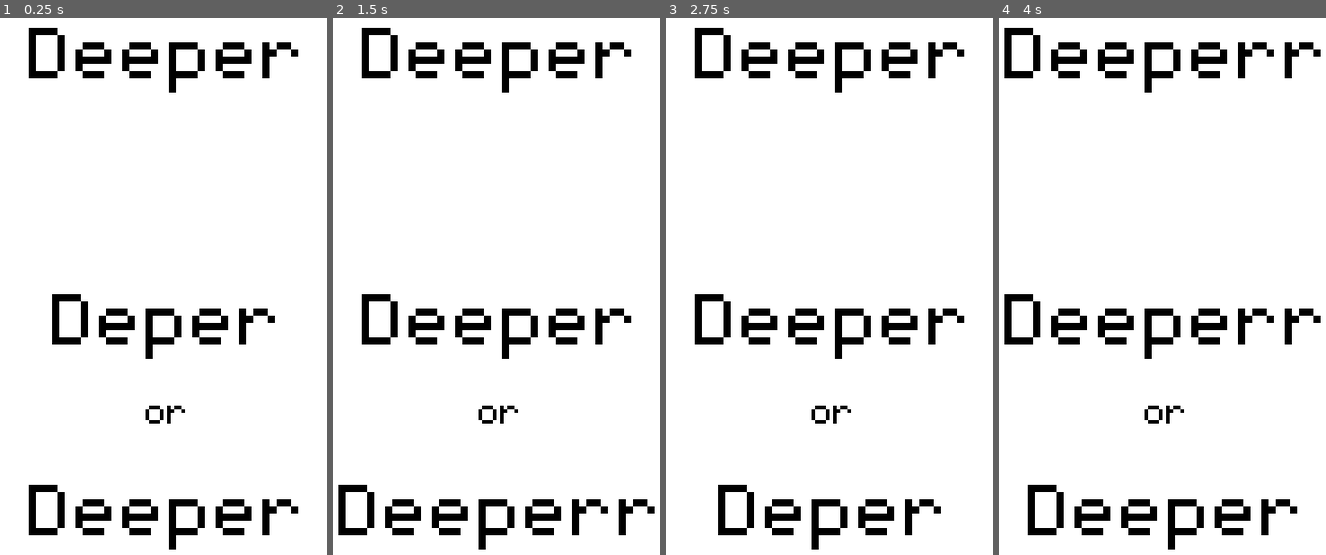
Above: before the commit, frames 1-4 (left to right).
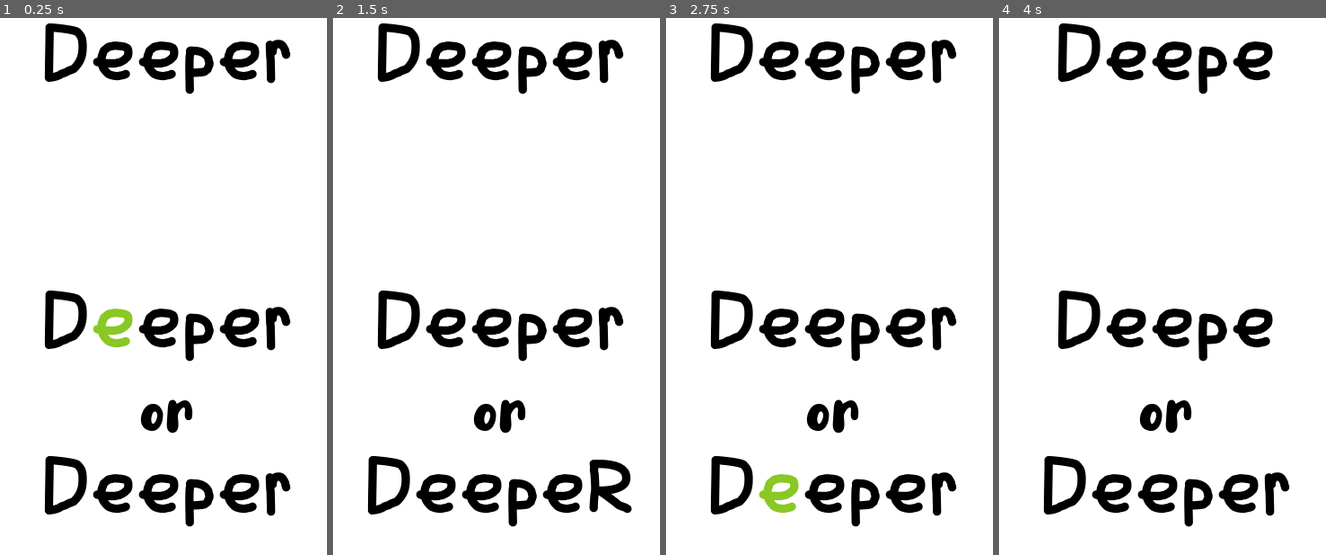
Above: after the commit, the same moments.

Repository: lucassardois/ld48
Game: Godot game, scene res://game.tscn
Same seed, same stepped clock (60 frames per second), same inputs: the game is played once before the commit and once after it.
Inputs (mouse positions are in pixels of both pictures, inside the frame that each line leads up to):
- Up to frame 1 (0.25 s): no input
- Up to frame 2 (1.5 s): tap Enter at 0.5 s; move the mouse to (578, 324) at 0.52 s; click (578, 324) at 0.67 s; tap R (debug_restart) at 1.25 s; move the mouse to (427, 399) at 1.27 s; click (427, 399) at 1.42 s
- Up to frame 3 (2.75 s): tap R (debug_restart) at 2 s; move the mouse to (868, 200) at 2.02 s; click (868, 200) at 2.17 s
- Up to frame 4 (4 s): tap R (debug_restart) at 2.75, 3.5 s; move the mouse to (1149, 506) at 2.77 s; click (1149, 506) at 2.92 s; move the mouse to (1273, 469) at 3.52 s; click (1273, 469) at 3.67 s

The runs differ from the first frame. In frame 1, 12% of the frame differs, in the area x 8-92%, y 1-99%; in frame 2, 13%; in frame 3, 12%; in frame 4, 13%, in the area x 1-99%, y 1-99%.

Commit message:
Main features working

Diff:
--- a/deeper.tscn
+++ b/deeper.tscn
@@ -1,96 +1,101 @@
 [gd_scene load_steps=9 format=2]
 
-[ext_resource path="res://assets/monogram.ttf" type="DynamicFontData" id=1]
+[ext_resource path="res://assets/friendlyscribbles.ttf" type="DynamicFontData" id=1]
 [ext_resource path="res://deeper.gd" type="Script" id=2]
 
 [sub_resource type="DynamicFont" id=1]
-size = 128
+size = 80
 use_mipmaps = true
 use_filter = true
 font_data = ExtResource( 1 )
 
 [sub_resource type="DynamicFont" id=2]
-size = 128
+size = 80
 use_mipmaps = true
 use_filter = true
 font_data = ExtResource( 1 )
 
 [sub_resource type="DynamicFont" id=3]
-size = 128
+size = 80
 use_mipmaps = true
 use_filter = true
 font_data = ExtResource( 1 )
 
 [sub_resource type="DynamicFont" id=4]
-size = 128
+size = 80
 use_mipmaps = true
 use_filter = true
 font_data = ExtResource( 1 )
 
 [sub_resource type="DynamicFont" id=5]
-size = 128
+size = 80
 use_mipmaps = true
 use_filter = true
 font_data = ExtResource( 1 )
 
 [sub_resource type="DynamicFont" id=6]
-size = 128
+size = 80
 use_mipmaps = true
 use_filter = true
 font_data = ExtResource( 1 )
 
 [node name="Deeper" type="HBoxContainer"]
-margin_left = 46.0
-margin_right = 354.0
-margin_bottom = 102.0
+anchor_right = 1.0
+margin_bottom = 97.0
 script = ExtResource( 2 )
 __meta__ = {
 "_edit_use_anchors_": false
 }
 
 [node name="D" type="Label" parent="."]
-margin_right = 48.0
-margin_bottom = 102.0
+margin_top = 8.0
+margin_right = 51.0
+margin_bottom = 88.0
 custom_fonts/font = SubResource( 1 )
 custom_colors/font_color = Color( 0, 0, 0, 1 )
 text = "D"
 
 [node name="e1" type="Label" parent="."]
-margin_left = 52.0
-margin_right = 100.0
-margin_bottom = 102.0
+margin_left = 55.0
+margin_top = 8.0
+margin_right = 102.0
+margin_bottom = 88.0
 custom_fonts/font = SubResource( 2 )
 custom_colors/font_color = Color( 0, 0, 0, 1 )
 text = "e"
 
 [node name="e2" type="Label" parent="."]
-margin_left = 104.0
-margin_right = 152.0
-margin_bottom = 102.0
+margin_left = 106.0
+margin_top = 8.0
+margin_right = 153.0
+margin_bottom = 88.0
 custom_fonts/font = SubResource( 3 )
 custom_colors/font_color = Color( 0, 0, 0, 1 )
 text = "e"
 
 [node name="p" type="Label" parent="."]
-margin_left = 156.0
-margin_right = 204.0
-margin_bottom = 102.0
+margin_left = 157.0
+margin_top = 8.0
+margin_right = 192.0
+margin_bottom = 88.0
 custom_fonts/font = SubResource( 4 )
 custom_colors/font_color = Color( 0, 0, 0, 1 )
 text = "p"
 
 [node name="e3" type="Label" parent="."]
-margin_left = 208.0
-margin_right = 256.0
-margin_bottom = 102.0
+margin_left = 196.0
+margin_top = 8.0
+margin_right = 243.0
+margin_bottom = 88.0
 custom_fonts/font = SubResource( 5 )
 custom_colors/font_color = Color( 0, 0, 0, 1 )
 text = "e"
 
 [node name="r" type="Label" parent="."]
-margin_left = 260.0
-margin_right = 308.0
-margin_bottom = 102.0
+margin_left = 247.0
+margin_top = 8.0
+margin_right = 276.0
+margin_bottom = 88.0
 custom_fonts/font = SubResource( 6 )
 custom_colors/font_color = Color( 0, 0, 0, 1 )
 text = "r"
--- a/game.gd
+++ b/game.gd
@@ -1,6 +1,6 @@
 extends MarginContainer
 
-onready var deeper_header = $VBoxContainer/CenterContainer/Deeper
+onready var deeper_header = $VBoxContainer/MarginContainer/CenterContainer/Deeper
 onready var deeper1 = $VBoxContainer/MarginContainer1/CenterContainer/Deeper
 onready var deeper2 = $VBoxContainer/MarginContainer2/CenterContainer/Deeper
 
@@ -11,10 +11,10 @@
 var incorrect_deeper = null
 
 var diffs = [
-#	"color",
 	"letter",
-#	"size",
-#	"font",
+	"case",
+	"color",
+	"font",
 ]
 
 func _ready():
@@ -31,7 +31,7 @@
 		p0.remove_child(deeper_header)
 		p0.add_child(new_header)
 		new_header.set_owner(p0)
-		deeper_header = $VBoxContainer/CenterContainer/Deeper
+		deeper_header = $VBoxContainer/MarginContainer/CenterContainer/Deeper
 
 	# Replace all props with the default header
 	var header_scene = PackedScene.new()
@@ -63,7 +63,7 @@
 	var change_header = randi() % 2
 	if change_header:
 		diff(deeper_header)
-		deeper_header = $VBoxContainer/CenterContainer/Deeper
+		deeper_header = $VBoxContainer/MarginContainer/CenterContainer/Deeper
 
 		var scene = PackedScene.new()
 		scene.pack(deeper_header)
@@ -98,12 +98,38 @@
 	return diffs[randi() % diffs.size()]
 
 
+func random_letter():
+	var letters = ["D", "d", "E", "e", "E", "e", "P", "p", "R", "r"]
+	return letters[randi() % letters.size()]
+
+
+func random_color():
+	var colors = [
+		Color("#FF595E"),
+		Color("#FFCA3A"),
+		Color("#8AC926"),
+		Color("#1982C4"),
+		Color("#6A4C93"),
+		Color.black
+	]
+	return colors[randi() % colors.size()]
+
+
+func random_font_path():
+	var font_paths = [
+		"res://assets/Wobbly font.ttf",
+		"res://assets/friendlyscribbles.ttf",
+		"res://assets/BadComic-Regular.ttf",
+	]
+	return font_paths[randi() % font_paths.size()]
+
+
 func diff(deeper):
 	var diff = random_diff()
 	match diff:
 		"letter":
 			var eff = []
-			if deeper.text_length() < 9:
+			if deeper.text_length() < 8:
 				eff.push_back("add")
 			if deeper.text_length() > 5:
 				eff.push_back("remove")
@@ -113,6 +139,7 @@
 				"add":
 					var letter = deeper.random_letter()
 					var new_letter = letter.duplicate()
+					new_letter.text = random_letter()
 					deeper.add_child(new_letter)
 					var pos = letter.get_position_in_parent()
 					deeper.move_child(new_letter, pos + 1)
@@ -121,6 +148,35 @@
 					var letter = deeper.random_letter()
 					deeper.remove_child(letter)
 					letter.queue_free()
+		"case":
+			var letter = deeper.random_letter()
+			var case = letter.text
+			if case == case.to_upper():
+				letter.text = case.to_lower()
+			else:
+				letter.text = case.to_upper()
+		"color":
+			var letter = deeper.random_letter()
+			var current_color = letter.get("custom_colors/font_color")
+			var color = random_color()
+			while current_color == color:
+				color = random_color()
+			letter.add_color_override("font_color", color)
+		"font":
+			var letter = deeper.random_letter()
+			var current_color = letter.get("custom_colors/font_color")
+			var current_font = letter.get("custom_fonts/font")
+			var current_font_path = current_font.font_data
+
+			var font_path = load(random_font_path())
+			while font_path == current_font_path:
+				font_path = load(random_font_path())
+
+			var dynfont = DynamicFont.new()
+			dynfont.font_data = font_path
+			dynfont.size = 80
+			letter.add_font_override("font", dynfont)
+			letter.add_color_override("font_color", current_color)
 		_:
 			print("not implemented")
 
--- a/game.tscn
+++ b/game.tscn
@@ -2,15 +2,13 @@
 
 [ext_resource path="res://game.gd" type="Script" id=1]
 [ext_resource path="res://deeper.tscn" type="PackedScene" id=2]
-
-[sub_resource type="DynamicFontData" id=1]
-font_path = "res://assets/monogram.ttf"
+[ext_resource path="res://assets/No Virus.ttf" type="DynamicFontData" id=3]
 
 [sub_resource type="DynamicFont" id=2]
 size = 64
 use_mipmaps = true
 use_filter = true
-font_data = SubResource( 1 )
+font_data = ExtResource( 3 )
 
 [node name="MarginContainer" type="MarginContainer"]
 margin_right = 400.0
@@ -25,16 +23,26 @@
 margin_right = 400.0
 margin_bottom = 800.0
 
-[node name="CenterContainer" type="CenterContainer" parent="VBoxContainer"]
+[node name="MarginContainer" type="MarginContainer" parent="VBoxContainer"]
 margin_right = 400.0
-margin_bottom = 102.0
+margin_bottom = 105.0
+custom_constants/margin_top = 25
 
-[node name="Deeper" parent="VBoxContainer/CenterContainer" instance=ExtResource( 2 )]
+[node name="CenterContainer" type="CenterContainer" parent="VBoxContainer/MarginContainer"]
+margin_top = 25.0
+margin_right = 400.0
+margin_bottom = 105.0
+
+[node name="Deeper" parent="VBoxContainer/MarginContainer/CenterContainer" instance=ExtResource( 2 )]
+anchor_right = 0.0
+margin_left = 62.0
+margin_right = 338.0
+margin_bottom = 80.0
 
 [node name="Control1" type="Control" parent="VBoxContainer"]
-margin_top = 106.0
+margin_top = 109.0
 margin_right = 400.0
-margin_bottom = 267.0
+margin_bottom = 293.0
 size_flags_horizontal = 3
 size_flags_vertical = 3
 __meta__ = {
@@ -42,9 +50,9 @@
 }
 
 [node name="MarginContainer1" type="MarginContainer" parent="VBoxContainer"]
-margin_top = 271.0
+margin_top = 297.0
 margin_right = 400.0
-margin_bottom = 423.0
+margin_bottom = 427.0
 mouse_default_cursor_shape = 2
 custom_constants/margin_top = 25
 custom_constants/margin_bottom = 25
@@ -52,15 +60,19 @@
 [node name="CenterContainer" type="CenterContainer" parent="VBoxContainer/MarginContainer1"]
 margin_top = 25.0
 margin_right = 400.0
-margin_bottom = 127.0
+margin_bottom = 105.0
 mouse_filter = 2
 
 [node name="Deeper" parent="VBoxContainer/MarginContainer1/CenterContainer" instance=ExtResource( 2 )]
+anchor_right = 0.0
+margin_left = 62.0
+margin_right = 338.0
+margin_bottom = 80.0
 
 [node name="RichTextLabelOr" type="RichTextLabel" parent="VBoxContainer"]
-margin_top = 427.0
+margin_top = 431.0
 margin_right = 400.0
-margin_bottom = 479.0
+margin_bottom = 497.0
 custom_fonts/normal_font = SubResource( 2 )
 custom_colors/default_color = Color( 0, 0, 0, 1 )
 bbcode_enabled = true
@@ -72,23 +84,27 @@
 }
 
 [node name="MarginContainer2" type="MarginContainer" parent="VBoxContainer"]
-margin_top = 483.0
+margin_top = 501.0
 margin_right = 400.0
-margin_bottom = 635.0
+margin_bottom = 611.0
 mouse_default_cursor_shape = 2
-custom_constants/margin_top = 25
+custom_constants/margin_top = 5
 custom_constants/margin_bottom = 25
 
 [node name="CenterContainer" type="CenterContainer" parent="VBoxContainer/MarginContainer2"]
-margin_top = 25.0
+margin_top = 5.0
 margin_right = 400.0
-margin_bottom = 127.0
+margin_bottom = 85.0
 mouse_filter = 2
 
 [node name="Deeper" parent="VBoxContainer/MarginContainer2/CenterContainer" instance=ExtResource( 2 )]
+anchor_right = 0.0
+margin_left = 62.0
+margin_right = 338.0
+margin_bottom = 80.0
 
 [node name="Control2" type="Control" parent="VBoxContainer"]
-margin_top = 639.0
+margin_top = 615.0
 margin_right = 400.0
 margin_bottom = 800.0
 size_flags_horizontal = 3
Binary file added: assets/BadComic-Regular.ttf
Binary file added: assets/No Virus.ttf
Binary file added: assets/Wobbly font.ttf
Binary file added: assets/friendlyscribbles.ttf
Binary file removed: assets/monogram.ttf
